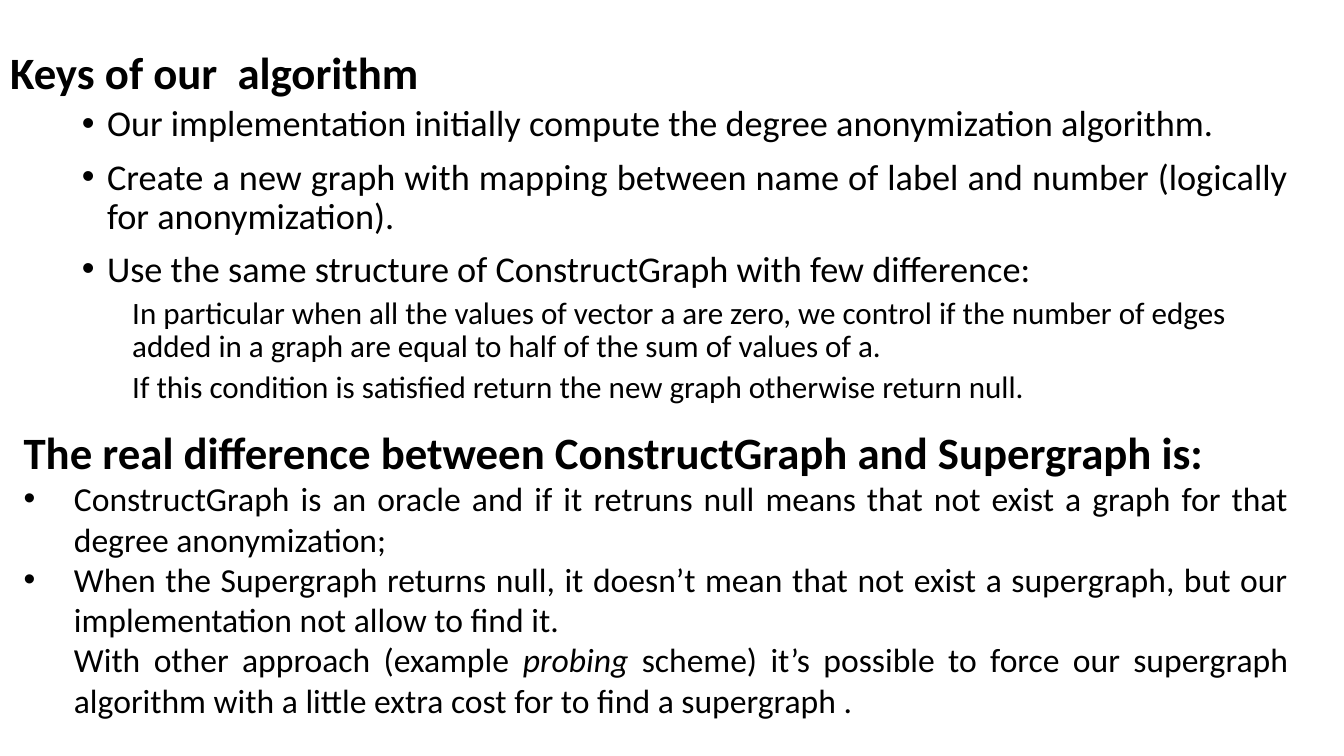
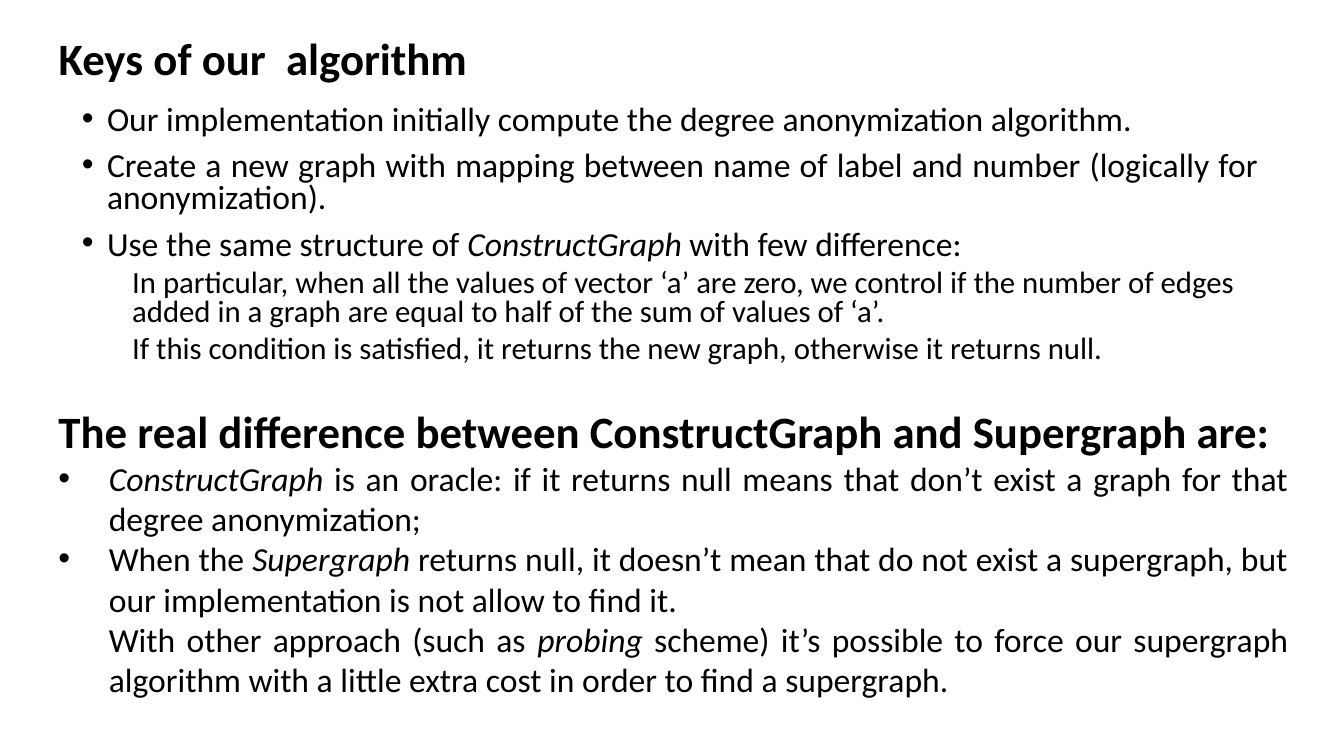
Before and after one commit to enz93/k-degree, a slide deck: slide 13 of Presentazione.pptx (slide 14 before the commit). Drawn at 1344x756 pixels with LibreOffice and Linux fonts; fonts in the diff are those of the drawing. Boxes give left, top, right and bottom in pixels: in the first picture for what was removed or moved away, otherwise in the second. Text is boxed around its words. In the diff, an @@ line names an element or a change of style, - is before the commit and + after.

```diff
--- a/Presentazione.pptx
+++ b/Presentazione.pptx
@@ title "Keys of our algorithm" moved from (x1=10, y1=57, x2=419, y2=97) to (x1=59, y1=43, x2=467, y2=83) @@
@@ text at (x1=107, y1=107, x2=1257, y2=262): size 25.9 to 24 pt in "Our implementation initially compute the degree anonymizatio ...", "Create a new graph with mapping between ...", "Use the same structure of ConstructGraph with ..."; italic on in "ConstructGraph"; line spacing 0.9 to 0.8 @@
@@ text at (x1=132, y1=271, x2=1234, y2=365): text changed; size 22.2 to 22 pt @@
-  In particular when all the values of vector a are zero, we control if the number of edges added in a graph are equal to half of the sum of values of a.
-  If this condition is satisfied return the new graph otherwise return null.
+  In particular, when all the values of vector ‘a’ are zero, we control if the number of edges added in a graph are equal to half of the sum of values of ‘a’.
+  If this condition is satisfied, it returns the new graph, otherwise it returns null.
@@ text at (x1=58, y1=416, x2=1288, y2=698): text changed @@
-The real difference between ConstructGraph and Supergraph is:
-• ConstructGraph is an oracle and if it retruns null means that not exist a graph for that degree anonymization;
-• When the Supergraph returns null, it doesn’t mean that not exist a supergraph, but our implementation not allow to find it.
-  With other approach (example probing scheme) it’s possible to force our supergraph algorithm with a little extra cost for to find a supergraph .
+The real difference between ConstructGraph and Supergraph are:
+• ConstructGraph is an oracle: if it returns null means that don’t exist a graph for that degree anonymization;
+• When the Supergraph returns null, it doesn’t mean that do not exist a supergraph, but our implementation is not allow to find it.
+  With other approach (such as probing scheme) it’s possible to force our supergraph algorithm with a little extra cost in order to find a supergraph.
```
Also in this commit, not shown: 9 other slides changed, 1 slide added, 2 slides removed.
